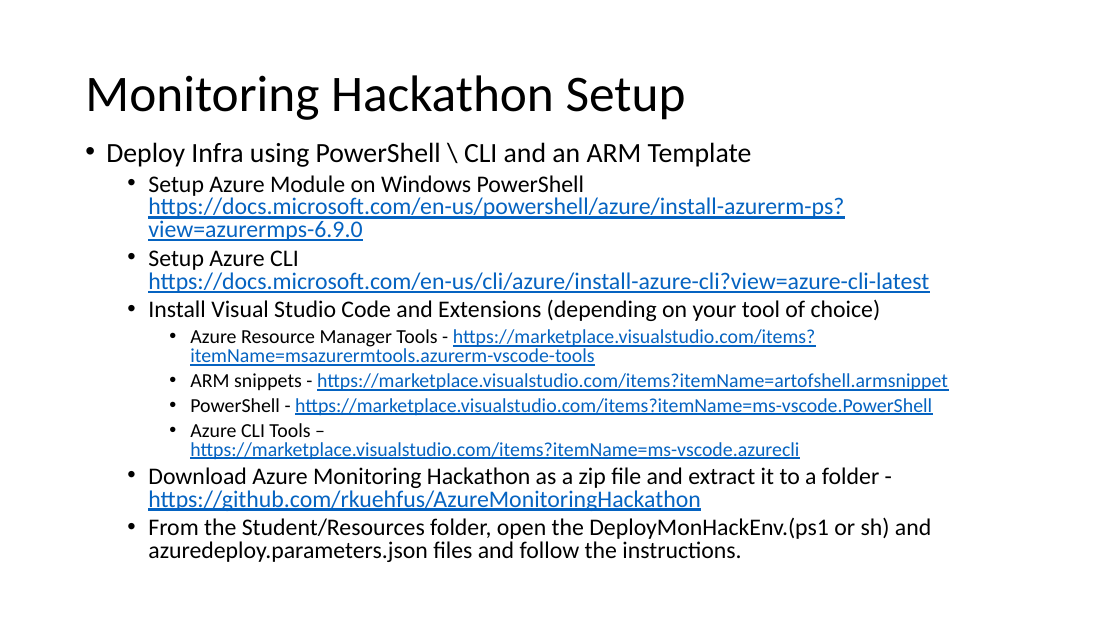
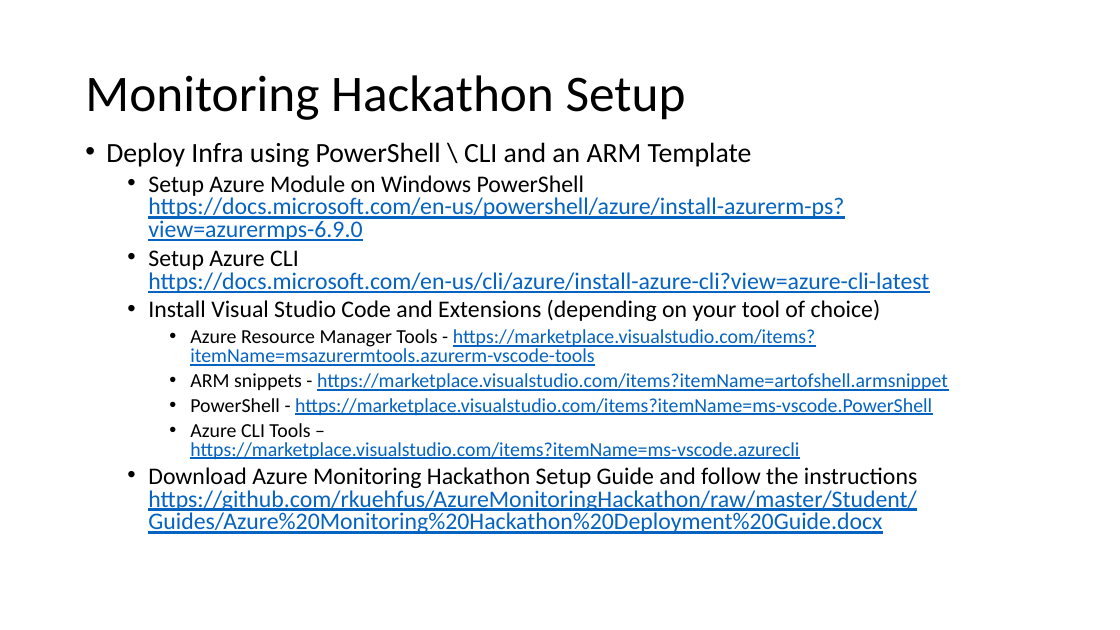
Before and after one commit to rkuehfus/AzureMonitoringHackathon, a slide deck: slide 5 of Student/Guides/Azure Monitoring Hackathon.pptx. Drawn at 1120x630 pixels with LibreOffice and Linux fonts; fonts in the diff are those of the drawing. Boxes give left, top, right and bottom in pixels: in the first picture for what was removed or moved away, otherwise in the second. Text is boxed around its words. In the diff, an @@ line names an element or a change of style, - is before the commit and + after.

Commit message:
Update Challange 1 and added Proctor Guide

```diff
--- a/Student/Guides/Azure Monitoring Hackathon.pptx
+++ b/Student/Guides/Azure Monitoring Hackathon.pptx
@@ text at bbox=[148, 467, 917, 534]: text changed; text colour #000000 to #0563C1 @@
-  • Download Azure Monitoring Hackathon as a zip file and extract it to a folder - https://github.com/rkuehfus/AzureMonitoringHackathon
-  • From the Student/Resources folder, open the DeployMonHackEnv.(ps1 or sh) and azuredeploy.parameters.json files and follow the instructions.
+  • Download Azure Monitoring Hackathon Setup Guide and follow the instructions
+    https://github.com/rkuehfus/AzureMonitoringHackathon/raw/master/Student/Guides/Azure%20Monitoring%20Hackathon%20Deployment%20Guide.docx
```
Also in this commit, not shown: 1 other slide changed, 3 other files.
